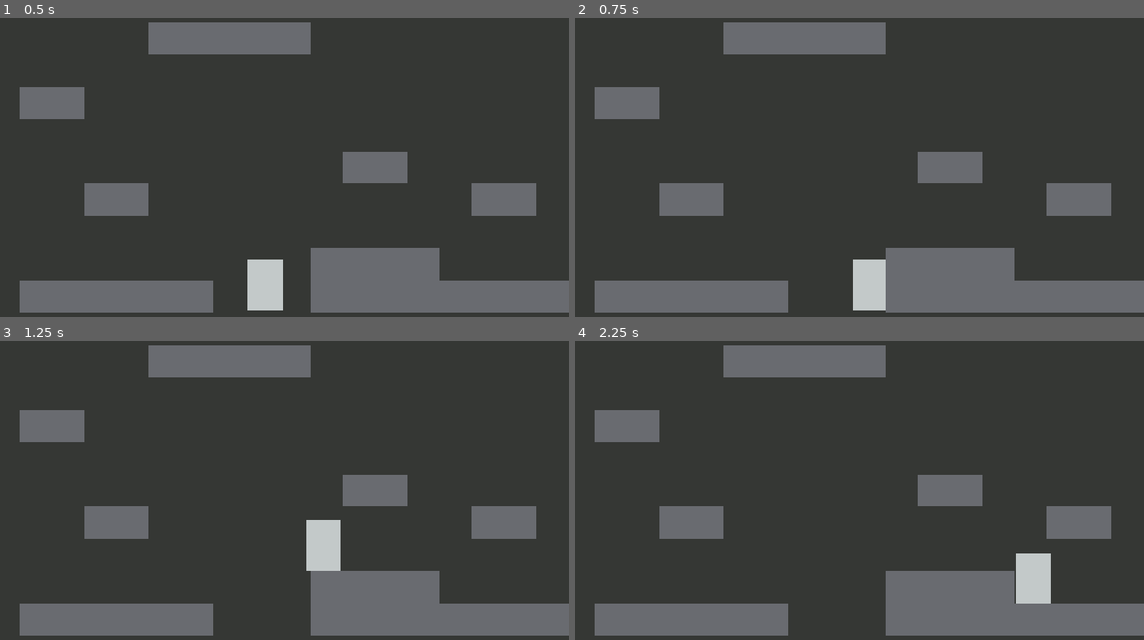
Above: before the commit, frames 1-4 (two rows, left to right).
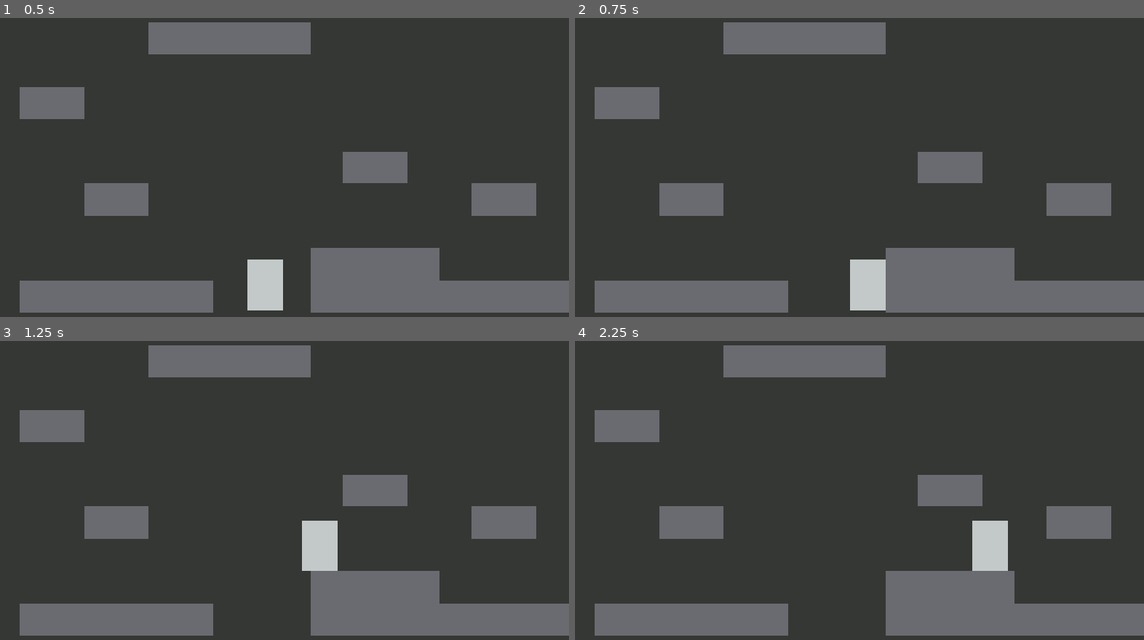
Above: after the commit, the same moments.

Repository: harperstoeckle/mole_game
Game: Godot game, scene res://scenes/main.tscn
Same seed, same stepped clock (60 frames per second), same inputs: the game is played once before the commit and once after it.
Inputs:
- Up to frame 1 (0.5 s): no input
- Up to frame 2 (0.75 s): tap Enter at 0.5 s; hold D (right) from 0.53 s (still down)
- Up to frame 3 (1.25 s): keep holding D (right); tap Space (jump) at 0.77 s
- Up to frame 4 (2.25 s): tap Space (jump) at 1.52 s; release D (right) at 2.03 s; hold A (left) from 2.03 s (still down)

Frame 1 is identical in both runs. In frame 2, less than 0.1% of the frame differs, in the area x 48-49%, y 80-98%; in frame 3, 0.2%; in frame 4, 2.1%, in the area x 69-84%, y 60-88%.

Commit message:
Tweak player collision and stuff

Diff:
--- a/scenes/effects/player_jump.tscn
+++ b/scenes/effects/player_jump.tscn
@@ -25,6 +25,7 @@
 [node name="PlayerJump" type="Node2D" unique_id=499459980]
 
 [node name="GPUParticles2D" type="GPUParticles2D" parent="." unique_id=484731697]
+modulate = Color(0.4136, 0.42064, 0.44, 1)
 emitting = false
 lifetime = 0.4
 one_shot = true
--- a/scenes/player.tscn
+++ b/scenes/player.tscn
@@ -10,7 +10,7 @@
 point_count = 3
 
 [sub_resource type="RectangleShape2D" id="RectangleShape2D_u8vuu"]
-size = Vector2(57, 94)
+size = Vector2(70, 100)
 
 [sub_resource type="Animation" id="Animation_u8vuu"]
 length = 0.001
@@ -29,15 +29,15 @@
 
 [sub_resource type="Animation" id="Animation_3vyb7"]
 resource_name = "jump"
-length = 0.5
+length = 0.26666668
 tracks/0/type = "value"
 tracks/0/imported = false
 tracks/0/enabled = true
 tracks/0/path = NodePath("ColorRect:scale")
-tracks/0/interp = 1
+tracks/0/interp = 2
 tracks/0/loop_wrap = true
 tracks/0/keys = {
-"times": PackedFloat32Array(0, 0.13333334, 0.5),
+"times": PackedFloat32Array(0, 0.13333334, 0.26666668),
 "transitions": PackedFloat32Array(1, 1, 1),
 "update": 0,
 "values": [Vector2(1.1, 0.9), Vector2(0.9, 1.1), Vector2(1, 1)]
@@ -74,7 +74,6 @@
 floor_friction = 0.95
 
 [node name="CollisionShape2D" type="CollisionShape2D" parent="." unique_id=1981543053]
-position = Vector2(-0.5, 3)
 shape = SubResource("RectangleShape2D_u8vuu")
 
 [node name="ColorRect" type="ColorRect" parent="." unique_id=1982897312]
